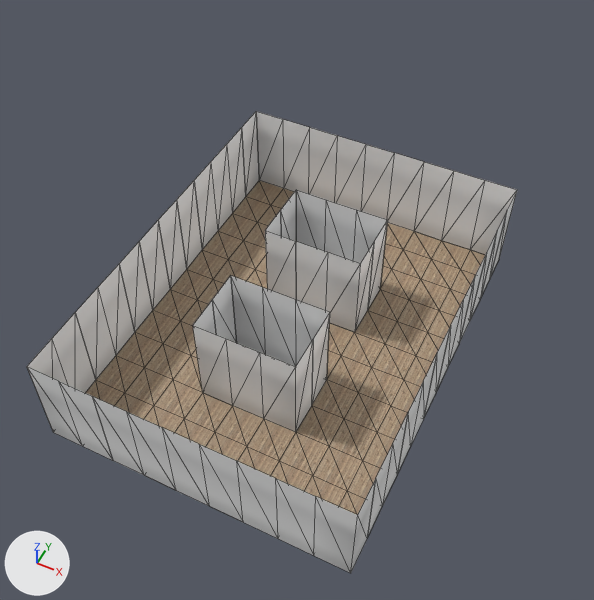
What one commit did to the COLLADA model SM_World.dae.
Both versions are drawn from a 50 mm camera at (14.2, -19.3, 38.8) aimed at (-1.1, 11.4, 0.5). Every picture has the same lights, and +X, +Y and +Z are marked at lower left. Mesh edges are drawn as thin lines. Vertices at the same position are counted once.

The scene before the commit, as lines of its bpy script (objects in view):
```python
me_world = bpy.data.meshes.new('World')
me_world.from_pydata(...)  # 194 vertices, 124 faces; spans x -9.0..9.0, y -3.0..21.0, z 0.0..6.0
me_world.materials.append(mat_materialwall)  # picture img_t_world_png
me_world_001 = bpy.data.meshes.new('World.001')
me_world_001.from_pydata(...)  # 126 vertices, 192 faces; spans x -9.0..9.0, y -3.0..21.0, z 0.0
me_world_001.materials.append(mat_materialfloor)  # picture img_t_planks_jpg
ob_world = bpy.data.objects.new('World', me_world)
ob_world.location = (0.0, 0.0, 0.0)
ob_world_001 = bpy.data.objects.new('World_001', me_world_001)
ob_world_001.location = (0.0, 0.0, 0.0)
```
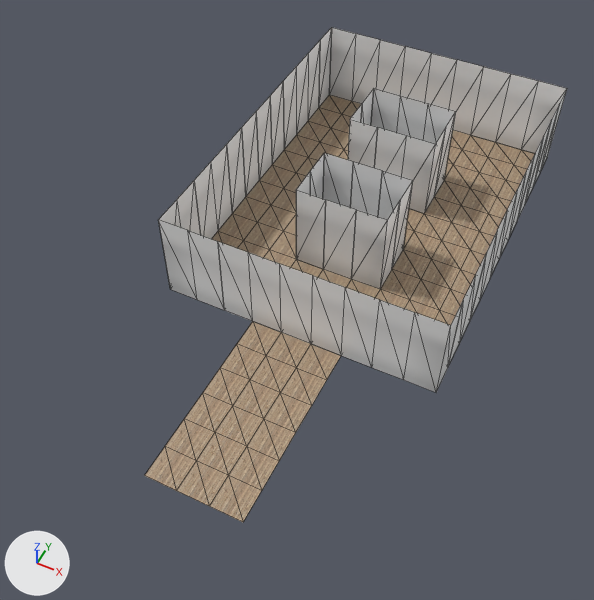
Boxes [x1, y1, x2, y2] around the edits, measured in the pictures (594 x 600 px; the box of a moved part takes in the faces that stretch with it):
'World', deleted: before [27, 111, 517, 573]
'World_001', reshaped: before [86, 180, 485, 515]; after [144, 95, 535, 522]
'Wall', added: after [158, 27, 567, 392]
part 1 of me_world_001, moved or reshaped: before [86, 244, 420, 515]; after [203, 95, 535, 432]

Patch to the scene script:
```diff
--- a/SM_World.dae.py
+++ b/SM_World.dae.py
@@ me_world_001 @@
 # used by ob_world_001; location = (0.0, 0.0, 0.0)
-me_world_001.from_pydata(...)  # 126 vertices, 192 faces; spans x -9.0..9.0, y -3.0..21.0, z 0.0
+me_world_001.from_pydata(...)  # 150 vertices, 228 faces; spans x -9.0..9.0, y -3.0..33.0, z 0.0
+# me_world_001 part 1
+# 38 vertices are removed from x -9.0..9.0, y -3.0..17.0, z 0.0
+# 84 faces are deleted
+# 2 vertices are added at (1.0, 27.0, 0.0), (-1.0, 33.0, 0.0)
+# 14 new vertices lie (0.0, 2.0, 0.0) away from vertices in x -9.0..9.0, y 3.0..21.0, z 0.0
+# 8 new vertices lie (0.0, 2.0, 0.0) away from vertices in x -9.0..9.0, y 23.0, z 0.0
+# 8 new vertices lie (0.0, 2.0, 0.0) away from vertices in x -9.0..9.0, y 25.0, z 0.0
+# 8 new vertices lie (0.0, 2.0, 0.0) away from vertices in x -9.0..9.0, y 27.0, z 0.0
+# 8 new vertices lie (-2.0, 2.0, 0.0) away from vertices in x -7.0..9.0, y 27.0..29.0, z 0.0
+# 9 new vertices lie (0.0, 2.0, 0.0) away from vertices in x -9.0..9.0, y 29.0..31.0, z 0.0
+# 5 new vertices lie (2.0, 0.0, 0.0) away from vertices in x -5.0..7.0, y 27.0..33.0, z 0.0
+# 120 new faces join them
 me_world_001.materials.append(mat_materialfloor)
@@ me_world_1 @@
+me_world_1.from_pydata(...)  # 188 vertices, 124 faces; spans x -9.0..9.0, y 9.0..33.0, z 0.0..6.0
+me_world_1.materials.append(mat_materialwall)  # picture img_t_world_png
@@ ob_world @@
-ob_world = bpy.data.objects.new('World', me_world)
-ob_world.location = (0.0, 0.0, 0.0)
@@ ob_wall @@
+ob_wall = bpy.data.objects.new('Wall', me_world_1)
+ob_wall.location = (0.0, 0.0, 0.0)
```
